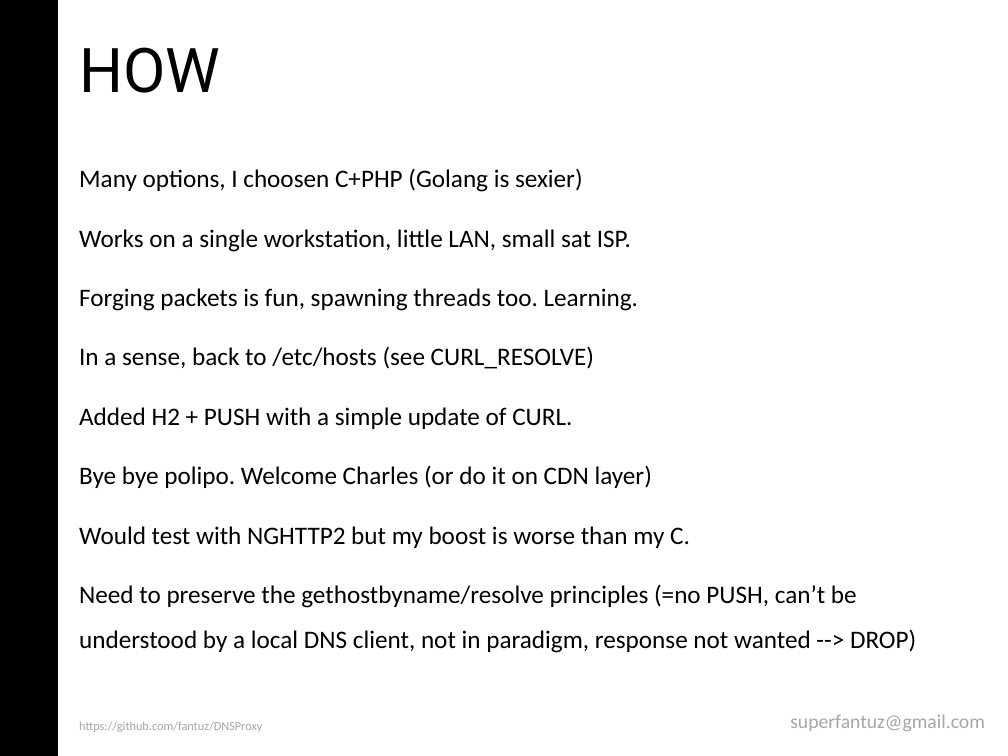
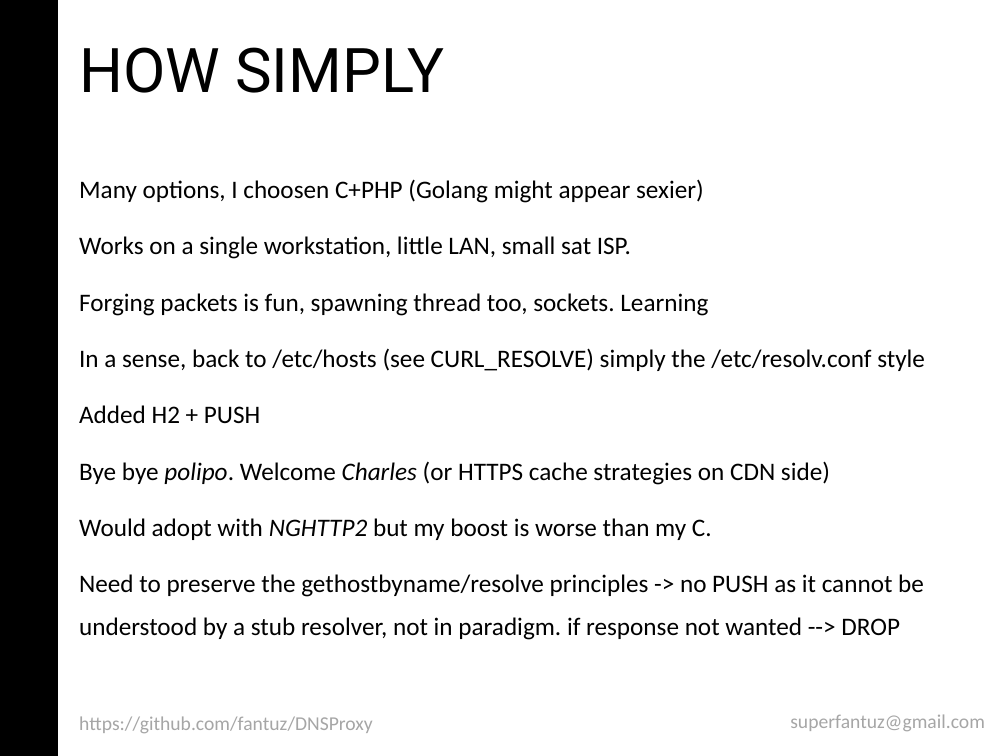
Before and after one commit to andreafabrizi/DNSProxy, a slide deck: slide 5 of DNSProxy_MFantuzzi.ppt (slide 4 before the commit). Drawn at 1008x756 pixels with LibreOffice and Linux fonts; fonts in the diff are those of the drawing. Boxes give left, top, right and bottom in pixels: in the first picture for what was removed or moved away, otherwise in the second. Text is boxed around its words. In the diff, an @@ line names an element or a change of style, - is before the commit and + after.

```diff
--- a/DNSProxy_MFantuzzi.ppt
+++ b/DNSProxy_MFantuzzi.ppt
@@ text at (x1=79, y1=47, x2=444, y2=93): text changed @@
-HOW
+HOW SIMPLY
@@ text at (x1=79, y1=179, x2=704, y2=203): text changed @@
-Many options, I choosen C+PHP (Golang is sexier)
+Many options, I choosen C+PHP (Golang might appear sexier)
@@ text at (x1=79, y1=236, x2=631, y2=259): line spacing 1.5 to 1.4 @@
@@ text at (x1=79, y1=293, x2=925, y2=640): text changed @@
-Forging packets is fun, spawning threads too. Learning.
-In a sense, back to /etc/hosts (see CURL_RESOLVE)
-Added H2 + PUSH with a simple update of CURL.
-Bye bye polipo. Welcome Charles (or do it on CDN layer)
-Would test with NGHTTP2 but my boost is worse than my C.
-Need to preserve the gethostbyname/resolve principles (=no PUSH, can’t be understood by a local DNS client, not in paradigm, response not wanted --> DROP)
+Forging packets is fun, spawning thread too, sockets. Learning
+In a sense, back to /etc/hosts (see CURL_RESOLVE) simply the /etc/resolv.conf style
+Added H2 + PUSH
+Bye bye polipo. Welcome Charles (or HTTPS cache strategies on CDN side)
+Would adopt with NGHTTP2 but my boost is worse than my C.
+Need to preserve the gethostbyname/resolve principles -> no PUSH as it cannot be understood by a stub resolver, not in paradigm. if response not wanted --> DROP
@@ text "https://github.com/fantuz/DNSProxy" at (x1=79, y1=716, x2=373, y2=733): size 8.8 to 14 pt; line spacing 0.7 to 0.9 @@
```
Also in this commit, not shown: 8 other slides changed.
